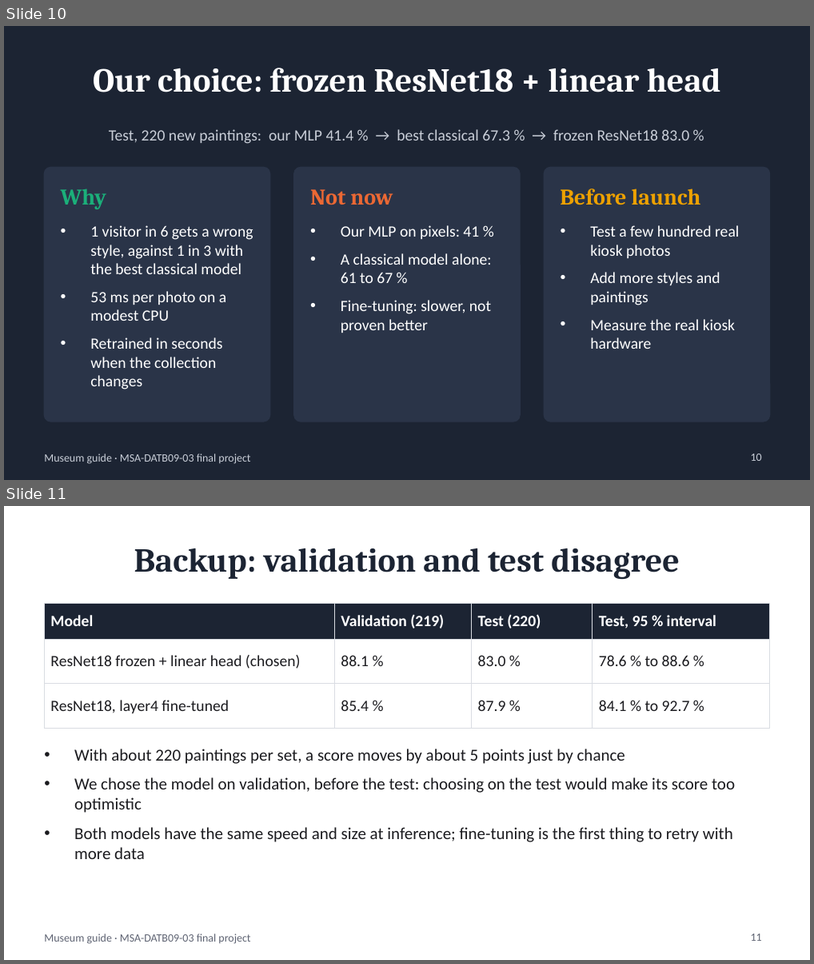
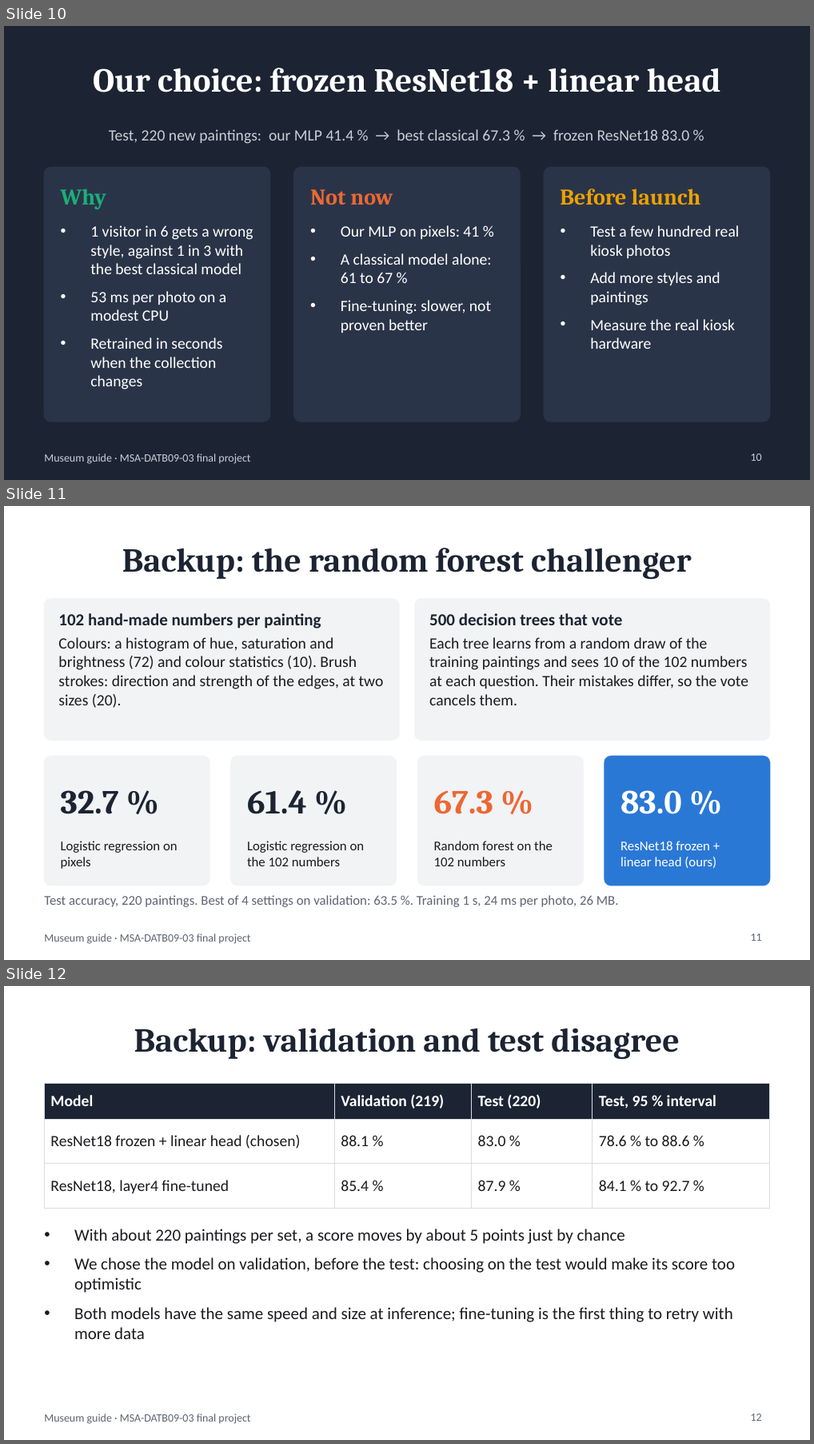
Before and after one commit to BenjaminAHS/neural-network-project, a slide deck: docs/museum_guide_presentation.pptx. Shown one above the other, each under a label of ours: slides 10 and 11 before the commit, slides 10, 11 and 12 after it. The pictures are 814x964 and 814x1444 pixels, drawn with LibreOffice and Linux fonts; fonts in the diff are those of the drawing. Boxes give left, top, right and bottom in pixels: in the first picture for what was removed or moved away, otherwise in the second. Text is boxed around its words. In the diff, an @@ line names an element or a change of style, - is before the commit and + after.

Commit message:
Move the training doctor slide to the backups, show the ResNet monitoring and introduce the random forest in the talk

```diff
--- a/docs/museum_guide_presentation.pptx
+++ b/docs/museum_guide_presentation.pptx
@@ slide 11 added at (4,506,810,960), background #FFFFFF; not listed: 1 template element that a slide beside it also shows @@
@@ title added at (122,548,692,580), 30 pt, text #1C2433, bold @@
+Backup: the random forest challenger
@@ rounded rectangle added at (44,599,399,740), fill #F2F3F5, outline #F2F3F5 1 pt @@
@@ rounded rectangle added at (415,599,770,740), fill #F2F3F5, outline #F2F3F5 1 pt @@
@@ text added at (58,613,384,708), 14 pt, text #1B1B1F @@
+102 hand-made numbers per painting
+Colours: a histogram of hue, saturation and brightness (72) and colour statistics (10). Brush strokes: direction and strength of the edges, at two sizes (20).
@@ text added at (430,613,749,705), 14 pt, text #1B1B1F @@
+500 decision trees that vote
+Each tree learns from a random draw of the training paintings and sees 10 of the 102 numbers at each question. Their mistakes differ, so the vote cancels them.
@@ rounded rectangle added at (44,756,210,885), fill #F2F3F5, outline #F2F3F5 1 pt @@
@@ rounded rectangle added at (231,756,397,885), fill #F2F3F5, outline #F2F3F5 1 pt @@
@@ rounded rectangle added at (418,756,583,885), fill #F2F3F5, outline #F2F3F5 1 pt @@
@@ rounded rectangle added at (605,756,770,885), fill #2A78D6, outline #2A78D6 1 pt @@
@@ text added at (61,790,119,814), 30 pt, text #1C2433, bold @@
+32.7 %
@@ text added at (247,790,307,814), 30 pt, text #1C2433, bold @@
+61.4 %
@@ text added at (434,790,494,814), 30 pt, text #EB6834, bold @@
+67.3 %
@@ text added at (621,790,682,814), 30 pt, text #FFFFFF, bold @@
+83.0 %
@@ text added at (61,840,178,868), 12 pt, text #1B1B1F @@
+Logistic regression on pixels
@@ text added at (247,840,365,866), 12 pt, text #1B1B1F @@
+Logistic regression on the 102 numbers
@@ text added at (434,840,553,866), 12 pt, text #1B1B1F @@
+Random forest on the 102 numbers
@@ text added at (621,840,717,868), 12 pt, text #FFFFFF @@
+ResNet18 frozen + linear head (ours)
@@ text added at (44,895,619,907), 12 pt, text #5F6473 @@
+Test accuracy, 220 paintings. Best of 4 settings on validation: 63.5 %. Training 1 s, 24 ms per photo, 26 MB.
@@ page number added at (751,933,762,940), 10 pt, text #5F6473 @@
+11
@@ what was slide 11 is now slide 12 @@
@@ page number at (751,1413,762,1420): text changed @@
-11
+12
```
Also in this commit, not shown: 1 slide changed, 5 other files.
